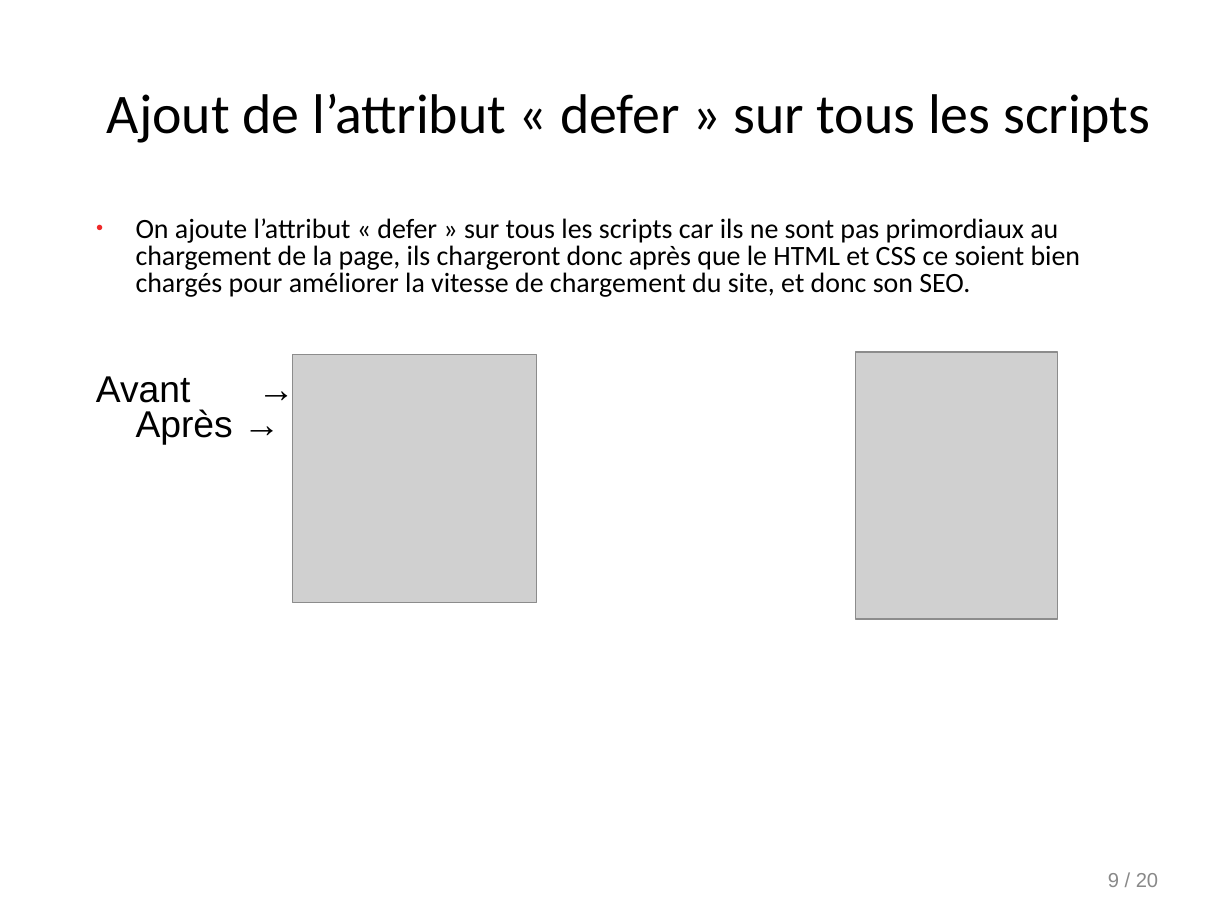
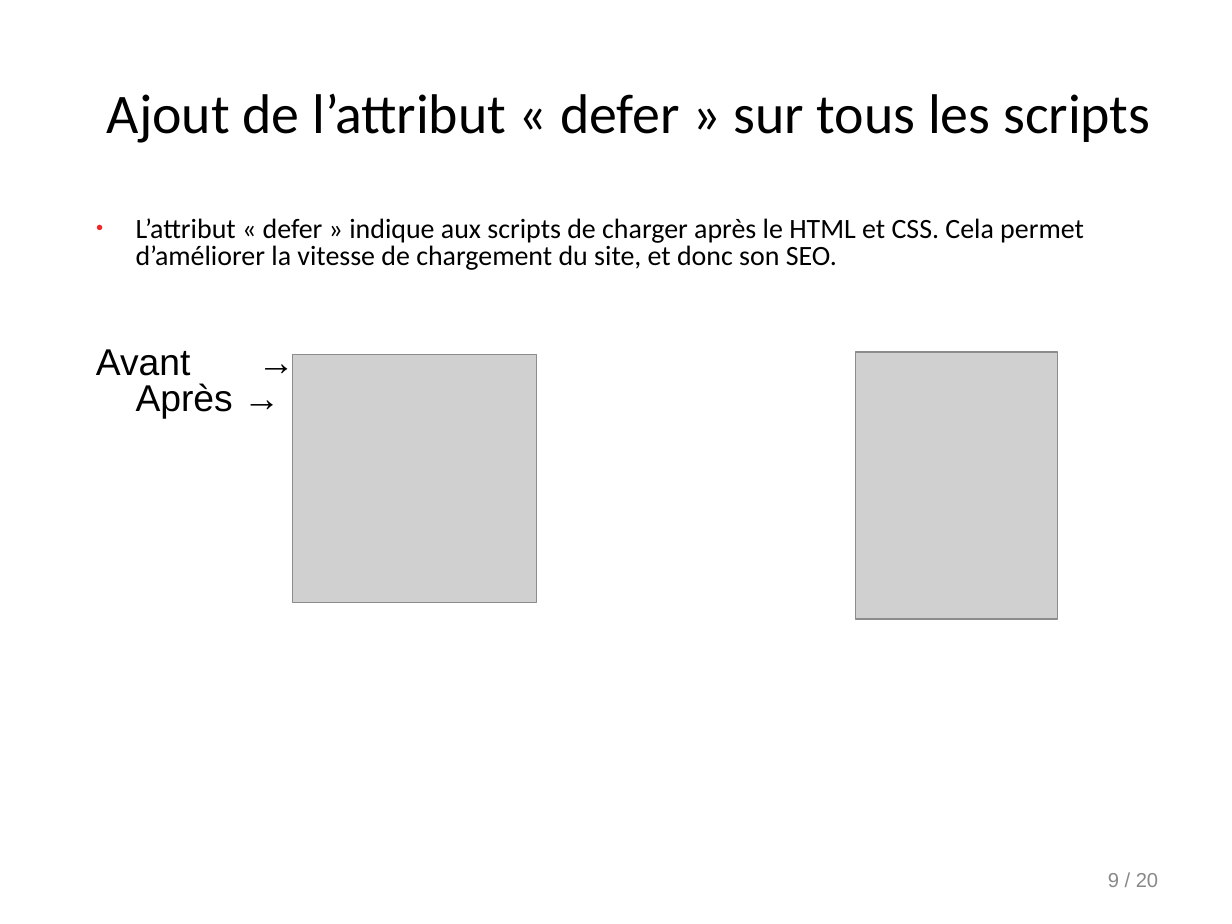
Before and after one commit to Doppler123/OPC_P4_La_Panthere, a slide deck: slide 9 of audit/Rapport.odp. Drawn at 1232x924 pixels with LibreOffice and Linux fonts; fonts in the diff are those of the drawing; grey boxes stand for pictures. Boxes give left, top, right and bottom in pixels: in the first picture for what was removed or moved away, otherwise in the second. Text is boxed around its words. In the diff, an @@ line names an element or a change of style, - is before the commit and + after.

```diff
--- a/audit/Rapport.odp
+++ b/audit/Rapport.odp
@@ text at (136,218,1084,270): text changed @@
-● On ajoute l’attribut « defer » sur tous les scripts car ils ne sont pas primordiaux au chargement de la page, ils chargeront donc après que le HTML et CSS ce soient bien chargés pour améliorer la vitesse de chargement du site, et donc son SEO.
+● L’attribut « defer » indique aux scripts de charger après le HTML et CSS. Cela permet d’améliorer la vitesse de chargement du site, et donc son SEO.
```
Also in this commit, not shown: 15 other slides changed, 2 other files.
